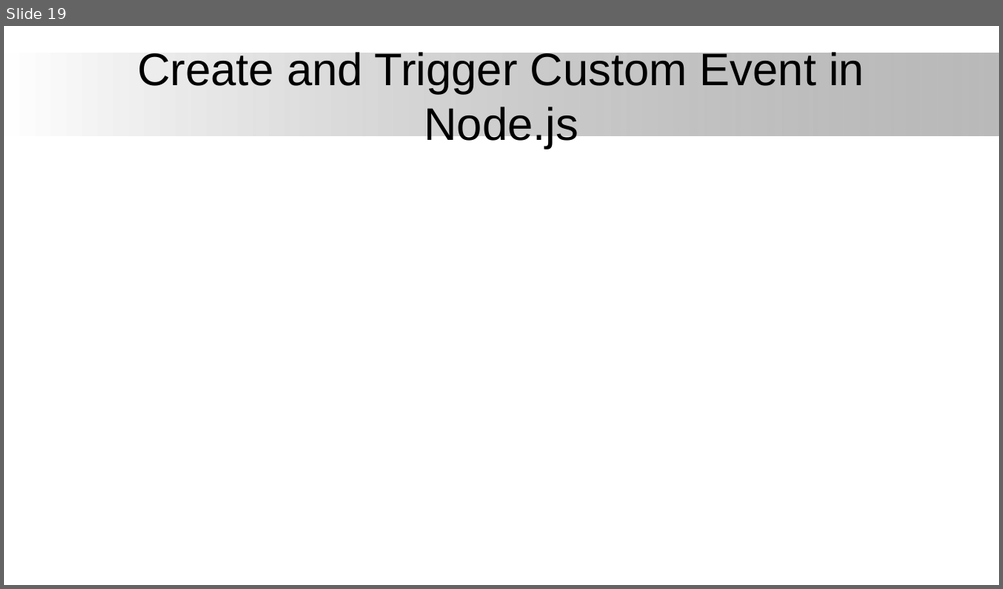
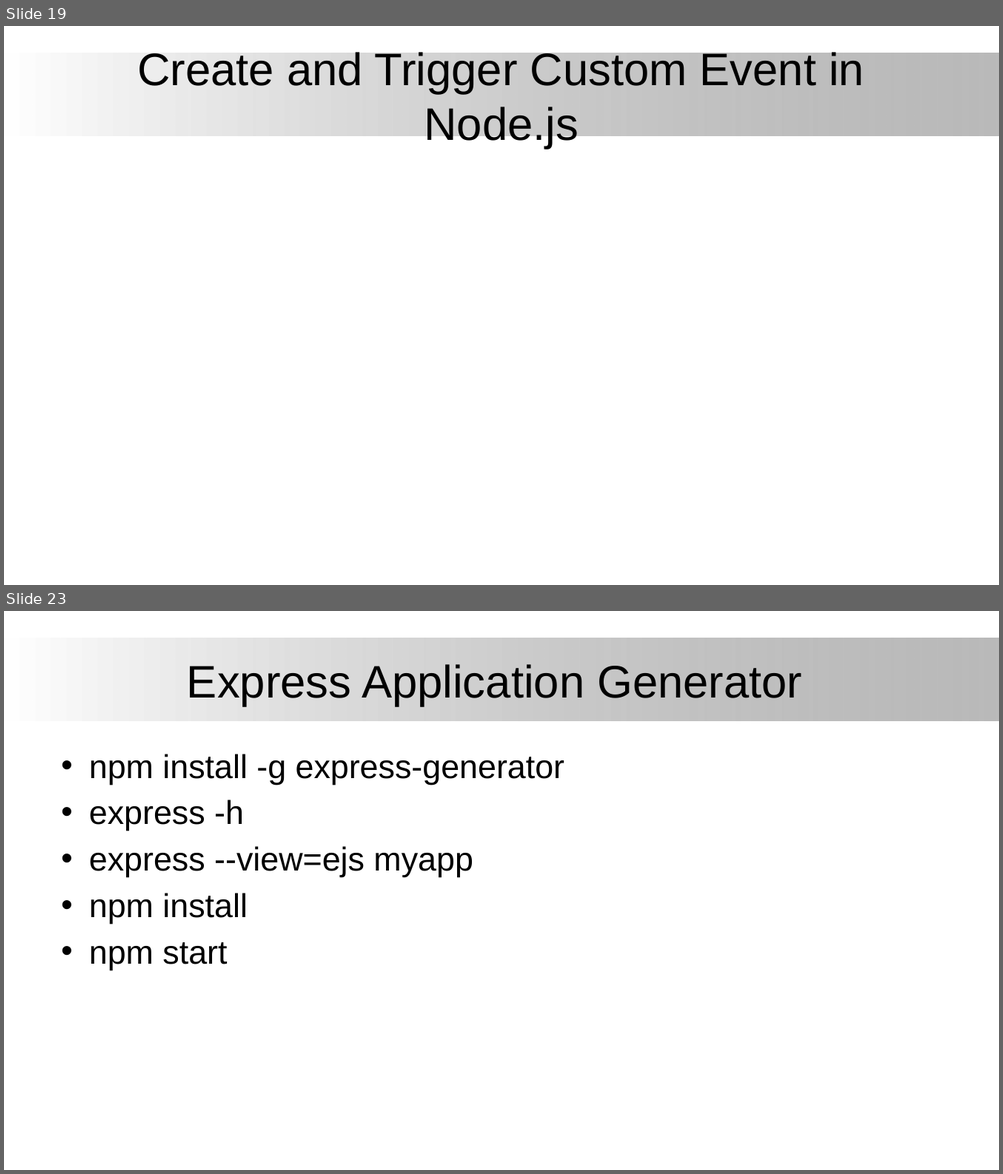
Before and after one commit to firstmentor/nodejs, a slide deck: Node Js.pptx. Shown one above the other, each under a label of ours: slide 19 before the commit, slides 19 and 23 after it; the slides between them are not shown. The pictures are 1003x589 and 1003x1174 pixels, drawn with LibreOffice and Linux fonts; fonts in the diff are those of the drawing; background and template pictures are left out. Boxes give left, top, right and bottom in pixels: in the first picture for what was removed or moved away, otherwise in the second. Text is boxed around its words. In the diff, an @@ line names an element or a change of style, - is before the commit and + after.

```diff
--- a/Node Js.pptx
+++ b/Node Js.pptx
@@ slide 23 added at <box>4,611,999,1170</box>, background #FFFFFF; not listed: 1 template element that a slide beside it also shows @@
@@ title added at <box>187,664,802,706</box>, 44 pt, text #000000 @@
+Express Application Generator
@@ text added at <box>89,754,564,971</box>, 32 pt, text #000000 @@
+• npm install -g express-generator
+• express -h
+• express --view=ejs myapp
+• npm install
+• npm start
```
Also in this commit, not shown: 1 slide changed, 6 other slides added, 18 other files.
